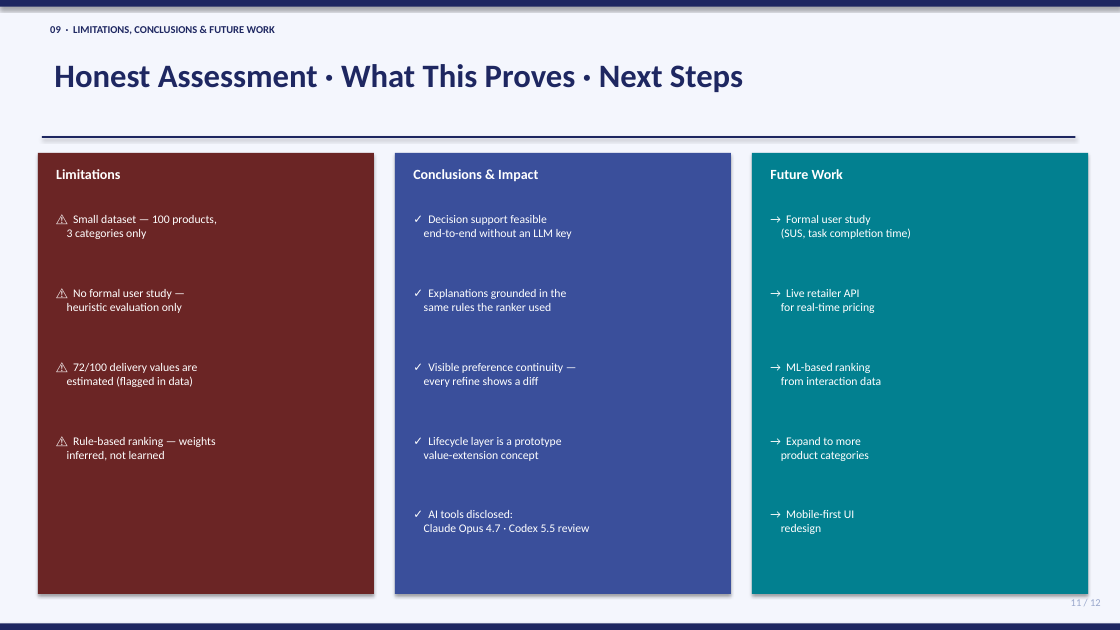
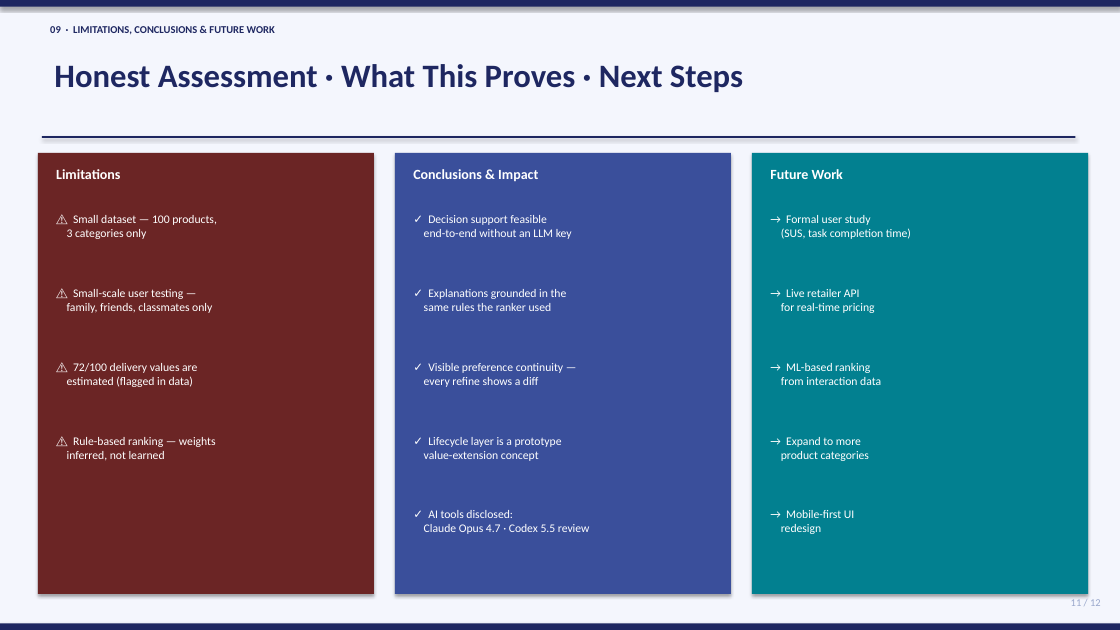
Before and after one commit to Chenghui-Tan/shopping-assistant, a slide deck: slide 11 of docs/capstone_presentation_v5.pptx. Drawn at 1120x630 pixels with LibreOffice and Linux fonts; fonts in the diff are those of the drawing. Boxes give left, top, right and bottom in pixels: in the first picture for what was removed or moved away, otherwise in the second. Text is boxed around its words. In the diff, an @@ line names an element or a change of style, - is before the commit and + after.

Commit message:
presentation v5: honest framing of user-testing scope
User clarified that informal user testing did happen (family, friends,
classmates) — just not a large-scale formal study. The previous slide
text said 'No formal user study — heuristic evaluation only', which
undersold the actual evaluation.

Slide 11 limitation: 'No formal user study — heuristic evaluation only'
  -> 'Small-scale user testing — family, friends, classmates only'

Slide 10 footer caveat: 'Heuristic self-assessment against the seven
capability gaps in our evaluation · formal user study is future work'
  -> 'Self-evaluation + small-scale user testing (family · friends ·
     classmates) · formal study is future work'

Future Work column unchanged — 'Formal user study (SUS, task
completion time)' still pairs naturally with the new limitation
framing as the natural next step.

```diff
--- a/docs/capstone_presentation_v5.pptx
+++ b/docs/capstone_presentation_v5.pptx
@@ text at <box>67,289,212,313</box>: text changed @@
-⚠ No formal user study —
-heuristic evaluation only
+⚠ Small-scale user testing —
+family, friends, classmates only
```
Also in this commit, not shown: 1 other slide changed, 2 other files.
